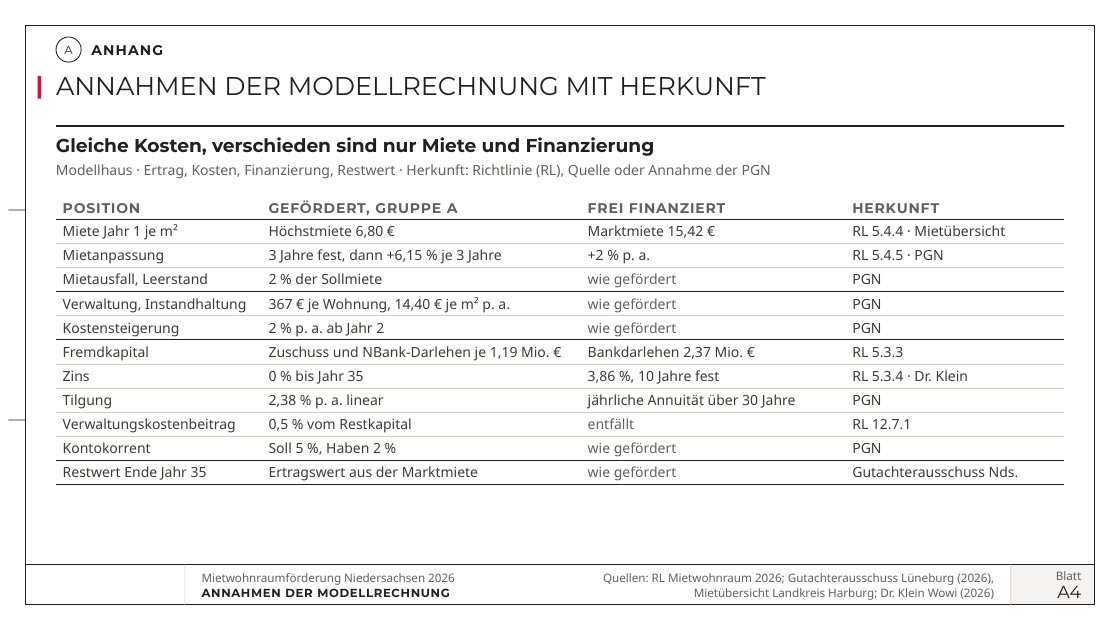
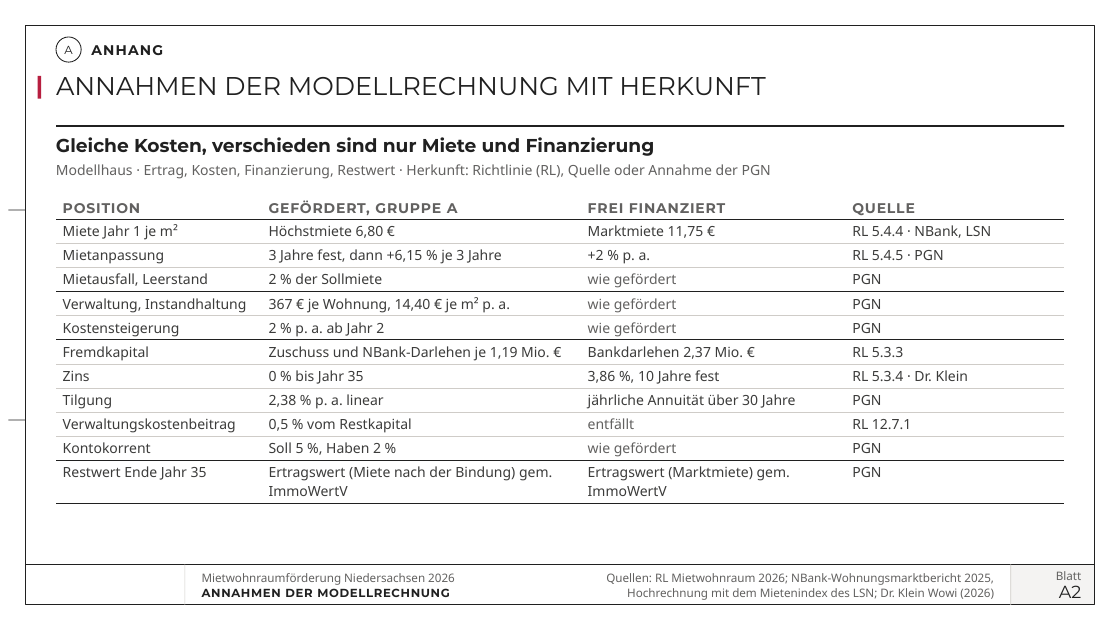
Before and after one commit to vgedaschko/NBank, a slide deck: slide 31 of praesentation/dist/PGN-Mietwohnraumfoerderung-Niedersachsen-2026-Vortrag.pptx (slide 32 before the commit). Drawn at 1120x630 pixels with LibreOffice and Linux fonts; fonts in the diff are those of the drawing; background and template pictures are left out. Boxes give left, top, right and bottom in pixels: in the first picture for what was removed or moved away, otherwise in the second. Text is boxed around its words. In the diff, an @@ line names an element or a change of style, - is before the commit and + after.

```diff
--- a/praesentation/dist/PGN-Mietwohnraumfoerderung-Niedersachsen-2026-Vortrag.pptx
+++ b/praesentation/dist/PGN-Mietwohnraumfoerderung-Niedersachsen-2026-Vortrag.pptx
@@ table at bbox=[56, 192, 1065, 500] @@
-row 1, column 4: HERKUNFT
+row 1, column 4: QUELLE
-row 2, column 3: Marktmiete 15,42 €
+row 2, column 3: Marktmiete 11,75 €
-row 2, column 4: RL 5.4.4 · Mietübersicht
+row 2, column 4: RL 5.4.4 · NBank, LSN
-row 12: Restwert Ende Jahr 35 | Ertragswert aus der Marktmiete | wie gefördert | Gutachterausschuss Nds.
+row 12: Restwert Ende Jahr 35 | Ertragswert (Miete nach der Bindung) gem. ImmoWertV | Ertragswert (Marktmiete) gem. ImmoWertV | PGN
@@ text at bbox=[606, 573, 994, 600]: text changed @@
-Quellen: RL Mietwohnraum 2026; Gutachterausschuss Lüneburg (2026),
-Mietübersicht Landkreis Harburg; Dr. Klein Wowi (2026)
+Quellen: RL Mietwohnraum 2026; NBank-Wohnungsmarktbericht 2025,
+Hochrechnung mit dem Mietenindex des LSN; Dr. Klein Wowi (2026)
@@ text at bbox=[1059, 585, 1081, 598]: text changed @@
-A4
+A2
```
Also in this commit, not shown: 22 other slides changed, 3 slides added, 4 slides removed, 35 other files.
